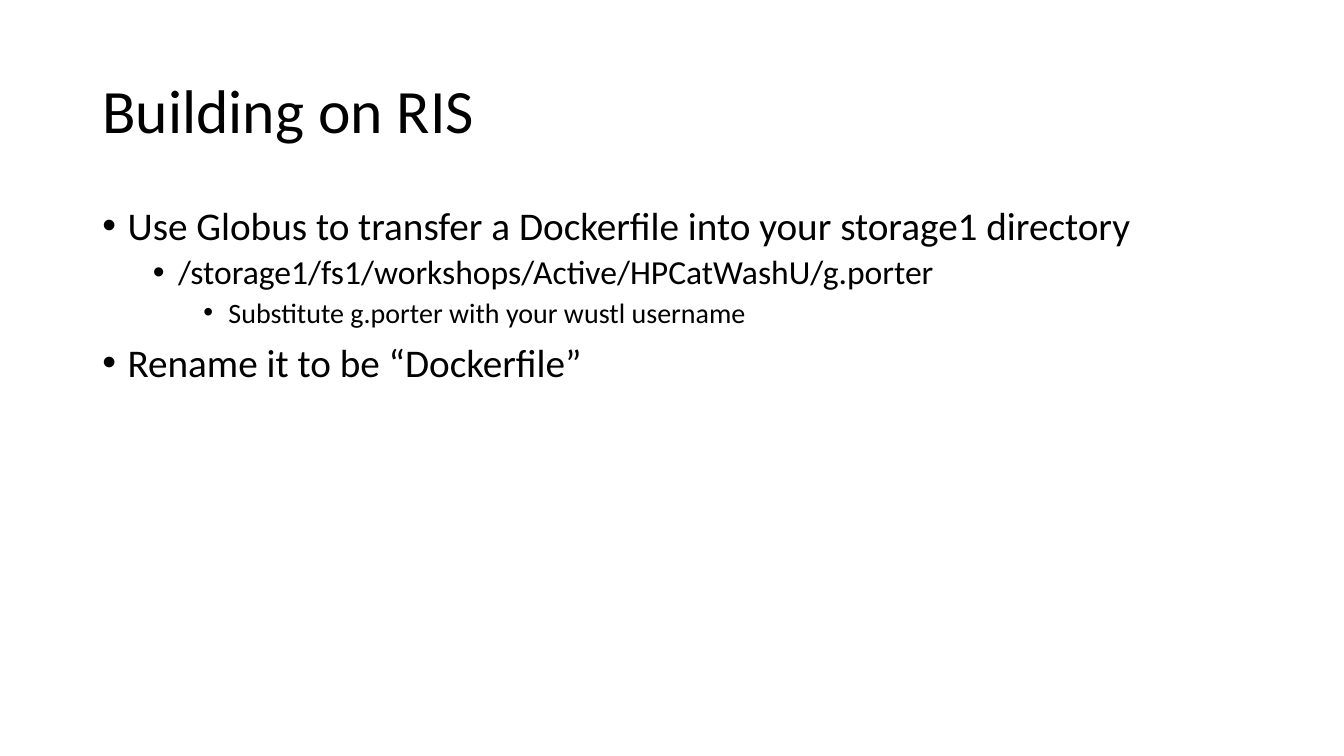
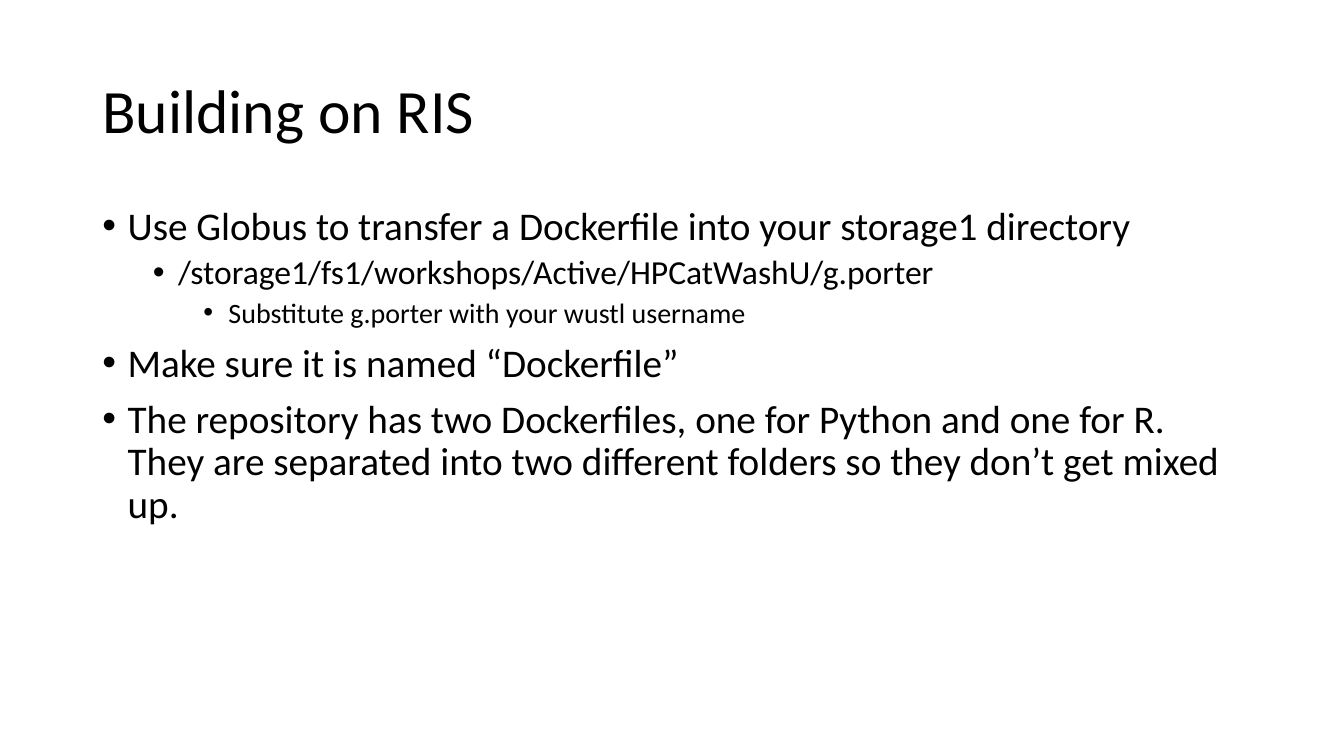
Before and after one commit to GregePorter/RIS-quickstart, a slide deck: slide 10 of slides/triads-ris-workshop-day-3.pptx. Drawn at 1344x756 pixels with LibreOffice and Linux fonts; fonts in the diff are those of the drawing. Boxes give left, top, right and bottom in pixels: in the first picture for what was removed or moved away, otherwise in the second. Text is boxed around its words. In the diff, an @@ line names an element or a change of style, - is before the commit and + after.

Commit message:
Added new dockerfiles

```diff
--- a/slides/triads-ris-workshop-day-3.pptx
+++ b/slides/triads-ris-workshop-day-3.pptx
@@ text at <box>128,349,1219,525</box>: text changed @@
-• Rename it to be “Dockerfile”
+• Make sure it is named “Dockerfile”
+• The repository has two Dockerfiles, one for Python and one for R. They are separated into two different folders so they don’t get mixed up.
```
Also in this commit, not shown: 2 other slides changed, 1 slide added, 7 other files.
